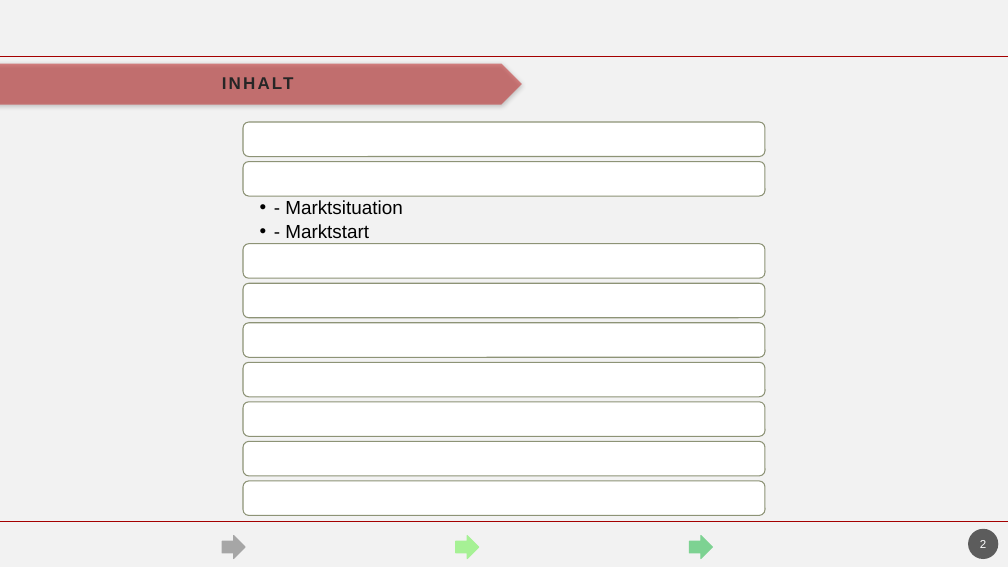
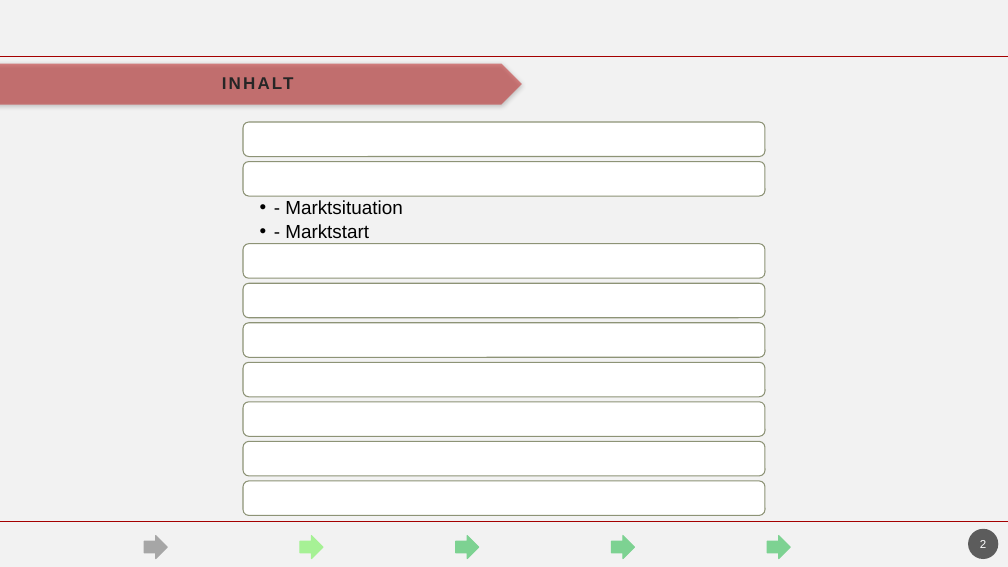
Before and after one commit to havrazO/Angular-Vortrag, a slide deck: slide 2 of vortrag/präsentation/entwurf/angular.pptm. Drawn at 1008x567 pixels with LibreOffice and Linux fonts; fonts in the diff are those of the drawing; background and template pictures are left out. Boxes give left, top, right and bottom in pixels: in the first picture for what was removed or moved away, otherwise in the second. Text is boxed around its words. In the diff, an @@ line names an element or a change of style, - is before the commit and + after.

```diff
--- a/vortrag/präsentation/entwurf/angular.pptm
+++ b/vortrag/präsentation/entwurf/angular.pptm
@@ right arrow moved from (x1=222, y1=535, x2=246, y2=559) to (x1=144, y1=535, x2=168, y2=559) @@
@@ right arrow added at (x1=300, y1=535, x2=324, y2=559), fill #A6F195, outline #A6F195 1 pt @@
@@ right arrow at (x1=456, y1=535, x2=479, y2=559): fill #A6F195 to #7DD292; outline #A6F195 1 pt to #7DD292 1 pt @@
@@ right arrow moved from (x1=690, y1=535, x2=713, y2=559) to (x1=612, y1=535, x2=635, y2=559) @@
@@ right arrow added at (x1=768, y1=535, x2=791, y2=559), fill #7DD292, outline #7DD292 1 pt @@
```
Also in this commit, not shown: 2 other slides changed, 2 slides added, 1 other file.
